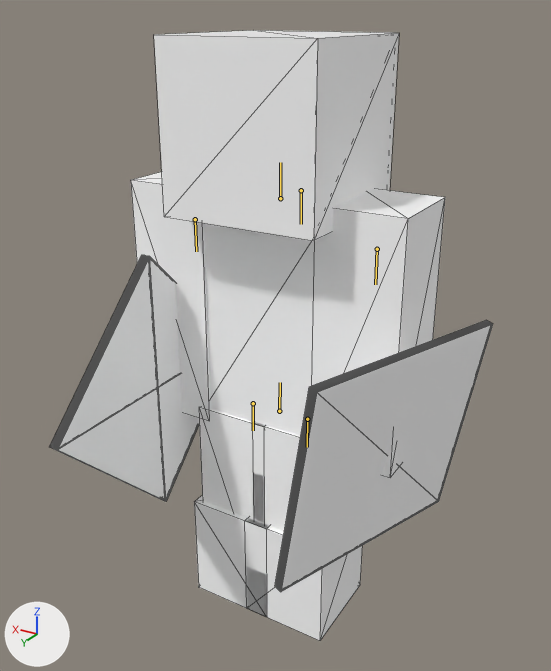
The glTF model models/skinsdb_3d_armor_character_5_hover.glb as it was, and as the next commit left it.
The view is the same before and after, from a camera (50 mm lens) standing at (-10.77, 20.22, 13.67) and looking at (0.81, 0.93, 4.03). The axes (+X, +Y, +Z) are drawn at lower left. The lights are the same throughout. The picture after the commit comes second. Both versions are drawn at frame 0 of the action 'Lay'; the numbers are the values there. The bones that bend it are drawn over the model as lines. Mesh edges are drawn as thin lines.

Names of what the first picture shows: 'Player'.
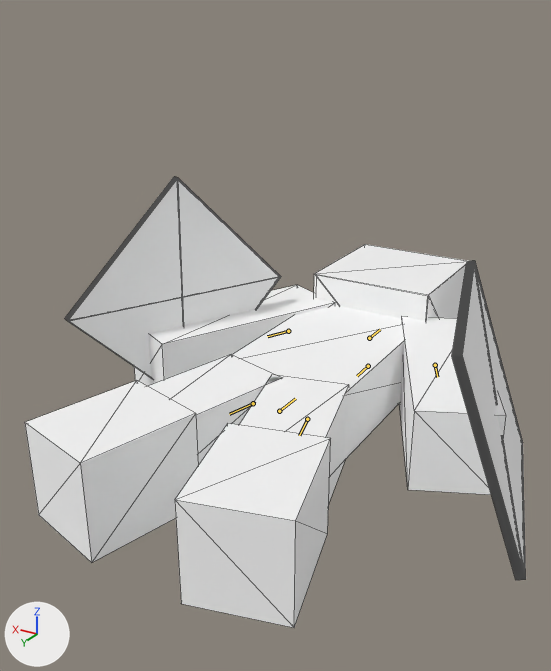
Where the change shows, as pixel boxes [x1, y1, x2, y2] in the pictures (551 x 671 px):
'Player', posed (13% wider, 26% shorter)
    before: [50, 30, 493, 641]
    after: [25, 177, 526, 628]
bone 'Body', root to tip
    before: (279, 411) to (280, 382)
    after: (279, 411) to (295, 398)
bone 'Arm_Left', root to tip
    before: (377, 249) to (375, 284)
    after: (435, 365) to (437, 377)
bone 'Arm_Right', root to tip
    before: (195, 219) to (196, 251)
    after: (288, 331) to (267, 336)
bone 'Leg_Left', root to tip
    before: (307, 419) to (307, 447)
    after: (307, 419) to (299, 435)
bone 'Leg_Right', root to tip
    before: (253, 403) to (253, 430)
    after: (253, 403) to (229, 414)

The edits, one by one:
Bone 'Body' (bone_body) turns from (0, 0, 0) to (90, 0, 0) degrees about its own x, y and z.
Bone 'Arm_Left' (bone_arm_left) turns from (0, 0, 0) to (1, 0, 25) degrees about its own x, y and z.
Bone 'Arm_Right' (bone_arm_right) turns from (0, 0, 0) to (1, 0, -25) degrees about its own x, y and z.
Bone 'Leg_Left' (bone_leg_left) turns from (0, 0, 0) to (0, 0, 15) degrees about its own x, y and z.
Bone 'Leg_Right' (bone_leg_right) turns from (0, 0, 0) to (0, 0, -15) degrees about its own x, y and z.
